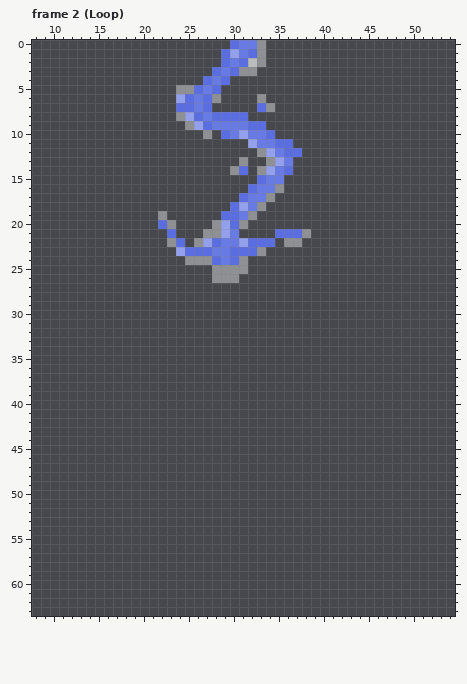
Two versions of one pixel-art file, Mohanjo daro/Assets/Art/Effects/Lightning.aseprite. The first picture shows the starting point.
64x64 pixels, 12 frames. Shown: frame 2 (Loop): x 8..54, y 0..63. The commit also changed other frames, which this record leaves out.
New version:
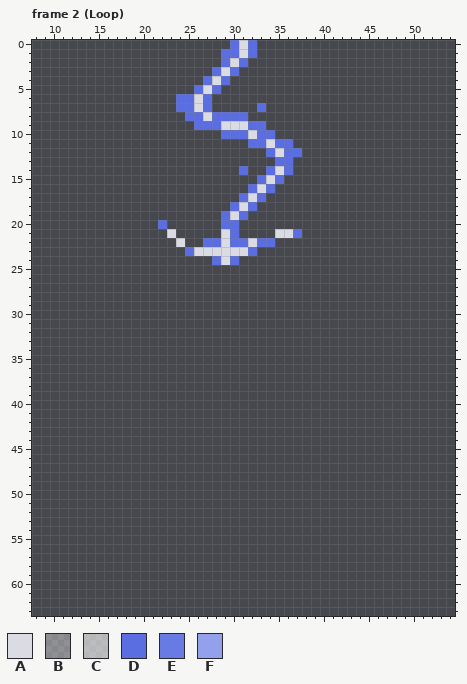
Palette (. is transparent): A #dadbe3  B #ffffff64  C #ffffffa1  D #5b6ee1  E #687ae3  F #93a0eb
Change:
layer "Layer 2" now hidden
layer "Layer 3" now hidden
layer "Layer 4" now hidden
layer "Layer 5" added
--- frame 2 (Loop)
@@ x 20..40 @@
- 0 ..........DEEB.......
- 1 .........DFEDB.......
- 2 .........DEDCB.......
- 3 ........DEDBB........
- 4 .......DED...........
- 5 ....BBDED............
- 6 ....FDEDB....B.......
- 7 ....DDED.....DB......
- 8 ....BFDEDDDD.........
- 9 .....BFDEEEEDD.......
-10 .......B.DEFEED......
-11 ............FEEDD....
-12 .............BFEDD...
-13 ...........B..BFE....
-14 ..........BD.BFED....
-15 .............DEE.....
-16 ............DEEB.....
-17 ...........DEEB......
-18 ..........DFEB.......
-19 ..B......DDEB........
-20 ..DB....BFDB.........
-21 ...D...BBFE....DDDB..
-22 ...BD.BFDEEFDDD.BB...
-23 ....FDDDEEDDDB.......
-24 .....BBBDEDB.........
-25 ........BBBB.........
-26 ........BBB..........
+ 0 ..........DAD........
+ 1 .........DDAD........
+ 2 .........DAD.........
+ 3 ........DAD..........
+ 4 .......DAD...........
+ 5 ......DAD............
+ 6 ....DDAD.............
+ 7 ....DDAD.....D.......
+ 8 .....DDADDDD.........
+ 9 ......DDDAAADD.......
+10 .........DDDADD......
+11 ............DDADD....
+12 ..............DADD...
+13 ...............DD....
+14 ...........D..DAD....
+15 .............DAD.....
+16 ............DAD......
+17 ...........DAD.......
+18 ..........DAD........
+19 .........DAD.........
+20 ..D......DD..........
+21 ...A.....AD....AAD...
+22 ....A..DDADDADD......
+23 .....DAAAAAAD........
+24 ........DAD..........
+25 .....................
+26 .....................
 27 .....................
Changed places in both pictures, as pixel boxes (x1, y1, x2, y2):
changed: (158, 40, 311, 283)
